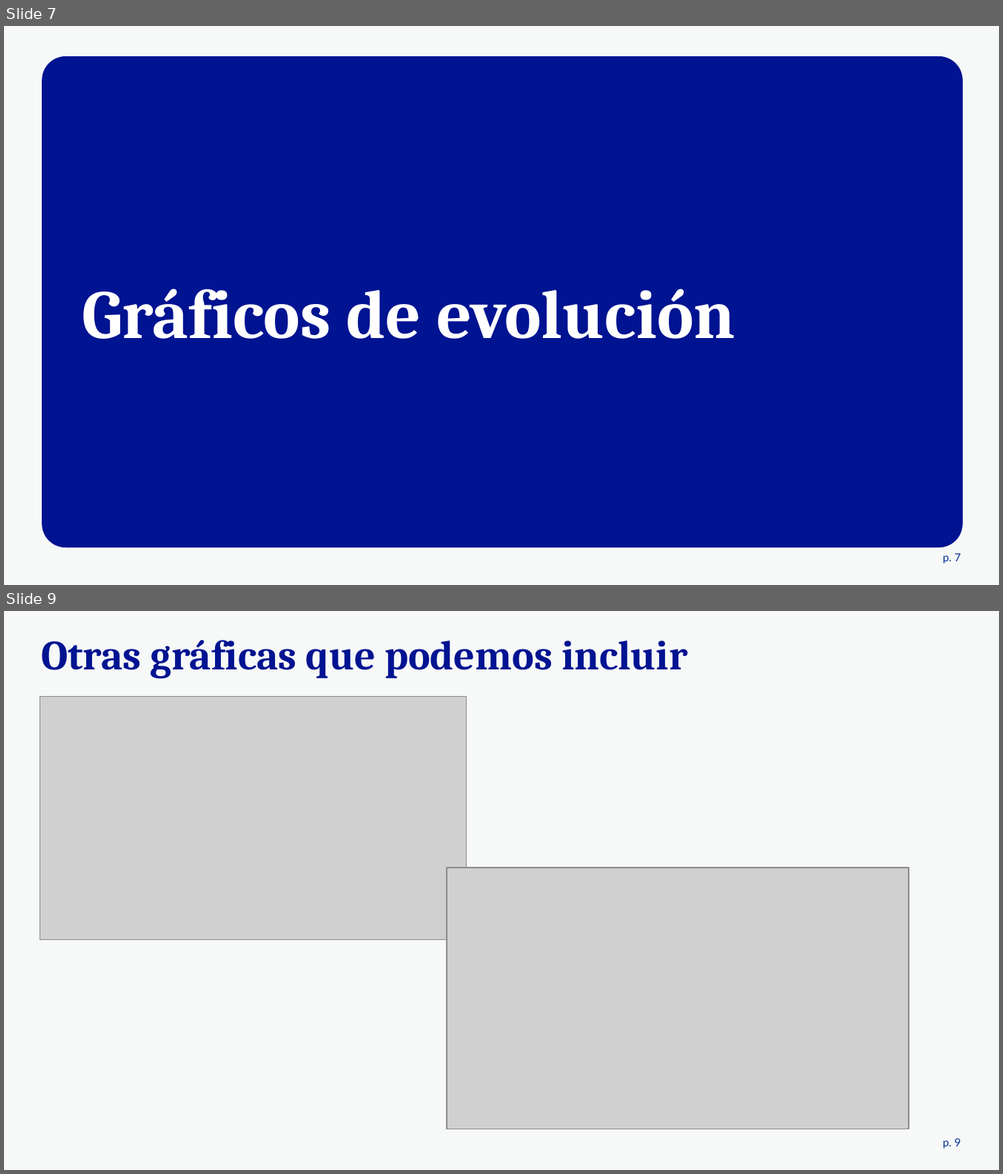
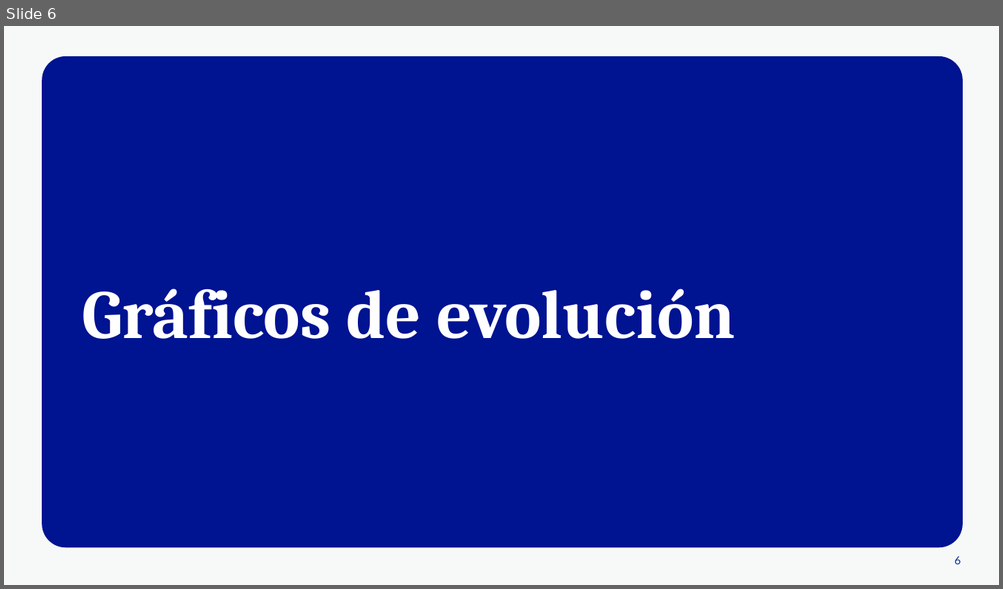
Before and after one commit to felixdelbarrio/bug-resolution-radar, a slide deck: src/bug_resolution_radar/reports/templates/Seguimiento de incidencias del periodo.pptx. Shown one above the other, each under a label of ours: slides 7 and 9 before the commit, slide 6 after it; the slides between them are not shown. The pictures are 1003x1174 and 1003x589 pixels, drawn with LibreOffice and Linux fonts; fonts in the diff are those of the drawing; grey boxes stand for pictures. Boxes give left, top, right and bottom in pixels: in the first picture for what was removed or moved away, otherwise in the second. Text is boxed around its words. In the diff, an @@ line names an element or a change of style, - is before the commit and + after.

```diff
--- a/src/bug_resolution_radar/reports/templates/Seguimiento de incidencias del periodo.pptx
+++ b/src/bug_resolution_radar/reports/templates/Seguimiento de incidencias del periodo.pptx
@@ slide 9 removed at [4, 611, 999, 1170], background #F7F8F8; not listed: 1 template element that a slide beside it also shows @@
@@ title removed at [41, 640, 687, 678] @@
-Otras gráficas que podemos incluir
@@ picture removed at [40, 697, 466, 940] @@
@@ picture removed at [447, 868, 908, 1129] @@
@@ what was slide 7 is now slide 6 @@
@@ slide 6 changed as well @@
@@ page number removed at [942, 554, 961, 564] @@
-p. 7
@@ page number added at [954, 557, 961, 565], 8 pt, text #003194 @@
+6
```
Also in this commit, not shown: 6 other slides changed, 12 other slides removed, 5 other files.
